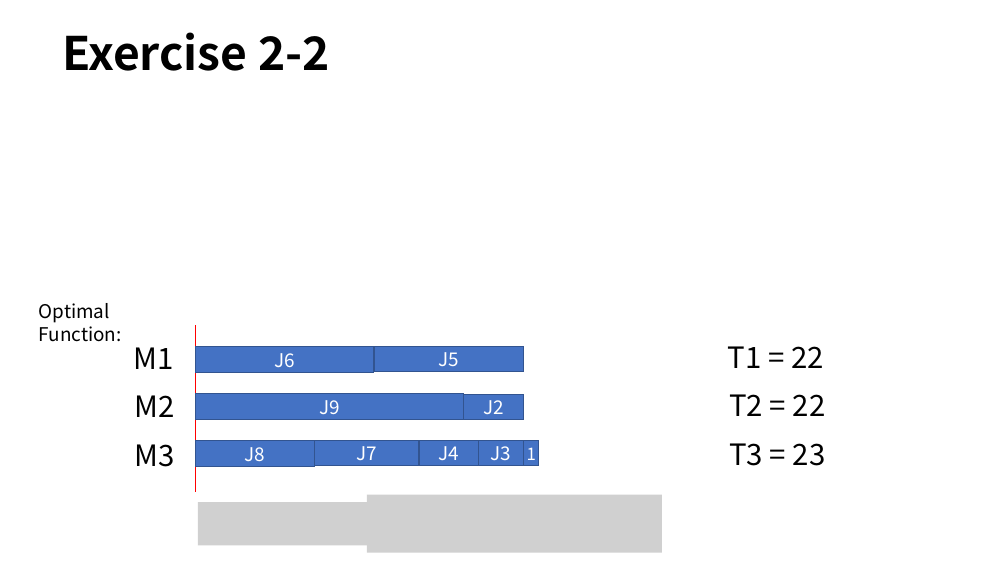
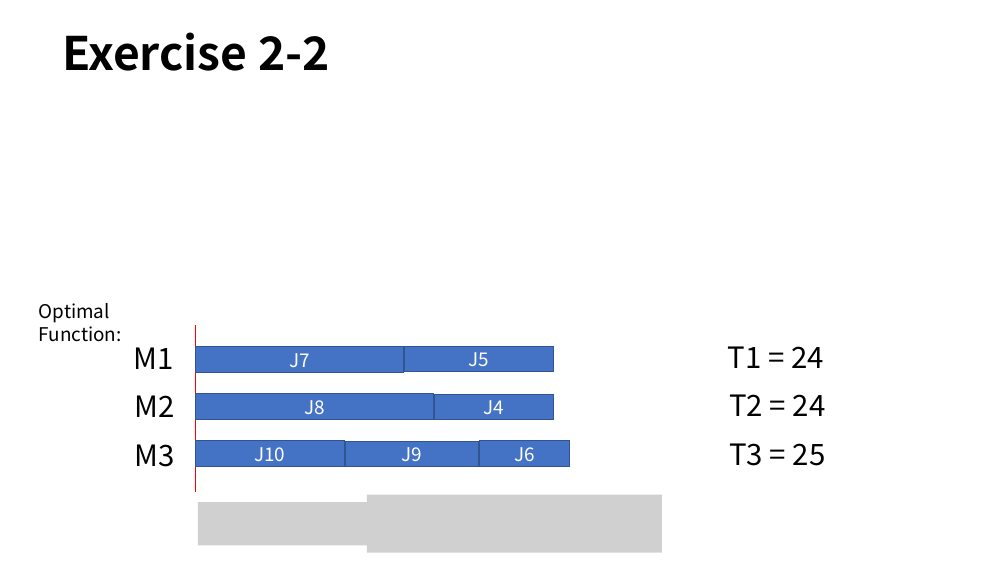
Before and after one commit to lyxocs/Advanced_algorithms, a slide deck: slide 18 of homework/HW3/HW3_12032189_刘禹熙.pptx (slide 19 before the commit). Drawn at 1008x567 pixels with LibreOffice and Linux fonts; fonts in the diff are those of the drawing; grey boxes stand for pictures. Boxes give left, top, right and bottom in pixels: in the first picture for what was removed or moved away, otherwise in the second. Text is boxed around its words. In the diff, an @@ line names an element or a change of style, - is before the commit and + after.

```diff
--- a/homework/HW3/HW3_12032189_刘禹熙.pptx
+++ b/homework/HW3/HW3_12032189_刘禹熙.pptx
@@ rectangle "J7": place and size @@
-rectangle "J7" at <box>315,441,419,466</box>
+rectangle "J7" at <box>195,347,404,373</box>
@@ rectangle "J5": place and size @@
-rectangle "J5" at <box>375,347,524,372</box>
+rectangle "J5" at <box>405,347,554,372</box>
@@ text at <box>728,346,824,368</box>: text changed @@
-T1 = 22
+T1 = 24
@@ rectangle "J8": place and size @@
-rectangle "J8" at <box>195,441,314,467</box>
+rectangle "J8" at <box>195,394,433,420</box>
@@ rectangle "J4": place and size @@
-rectangle "J4" at <box>419,441,479,466</box>
+rectangle "J4" at <box>435,395,554,420</box>
@@ rectangle removed at <box>464,395,524,420</box> @@
-J2
@@ text at <box>729,394,826,416</box>: text changed @@
-T2 = 22
+T2 = 24
@@ rectangle added at <box>195,441,344,467</box>, fill #4472C4, outline #325491 1 pt, 18 pt, text #FFFFFF @@
+J10
@@ rectangle "J9": place and size @@
-rectangle "J9" at <box>195,394,463,420</box>
+rectangle "J9" at <box>346,442,479,467</box>
@@ rectangle removed at <box>479,441,523,466</box> @@
-J3
@@ rectangle "J6": place and size @@
-rectangle "J6" at <box>195,347,374,373</box>
+rectangle "J6" at <box>480,441,569,467</box>
@@ rectangle removed at <box>524,441,539,466</box> @@
-1
@@ text at <box>729,443,826,466</box>: text changed @@
-T3 = 23
+T3 = 25
```
Also in this commit, not shown: 3 other slides changed, 1 slide removed, 11 other files.
